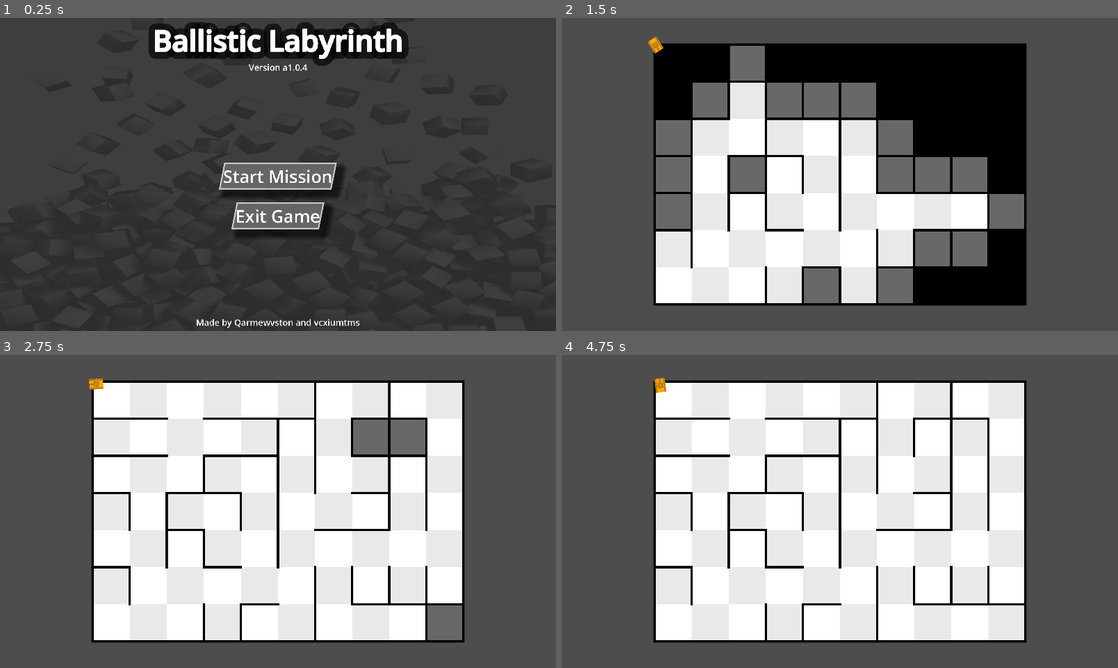
Above: before the commit, frames 1-4 (two rows, left to right).
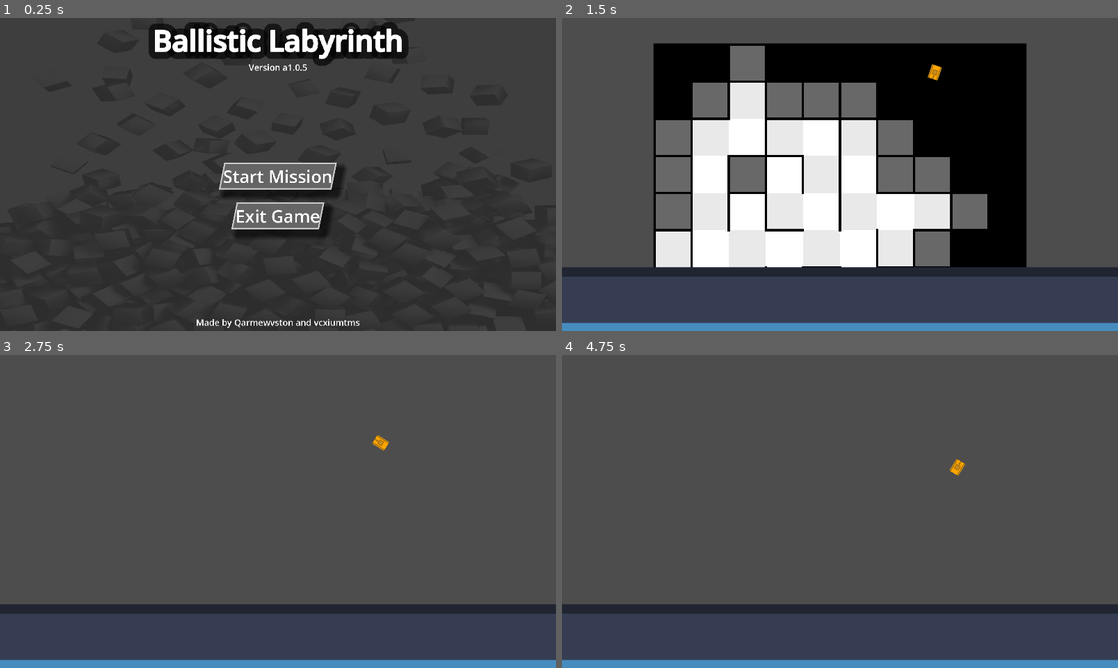
Above: after the commit, the same moments.

Repository: Wizzoplit273/Ballistic-Labyrinth
Game: Godot game, scene res://origin.tscn
Same seed, same stepped clock (60 frames per second), same inputs: the game is played once before the commit and once after it. The engine's default icon, where the game draws it, is replaced by a stand-in: a white triangle on a blue panel in a dark square.
Inputs:
- Up to frame 1 (0.25 s): no input
- Up to frame 2 (1.5 s): click "Start Mission" at 0.5 s; hold Up (MoveForward) from 1.28 s (still down); hold Right (RotateClockwise) from 1.28 s (still down)
- Up to frame 3 (2.75 s): tap Left (RotateCounterclockwise) at 1.55, 2.1 s; release Up (MoveForward) at 2.03 s; release Right (RotateClockwise) at 2.03 s; hold Down (MoveBackward) from 2.03 s (still down); tap Space (TEMPORARYShowHide, bound only after the commit) at 2.3 s
- Up to frame 4 (4.75 s): release Down (MoveBackward) at 2.78 s; hold Right (RotateClockwise) 2.78-3.53 s; hold Up (MoveForward) 2.78-4.28 s; tap Space (TEMPORARYShowHide, bound only after the commit) at 2.85, 4.55 s; tap Right (RotateClockwise) at 3.6 s; tap Left (RotateCounterclockwise) at 3.8 s; hold Down (MoveBackward) from 4.28 s (still down); hold Left (RotateCounterclockwise) from 4.28 s (still down)

The runs differ from the first frame. In frame 1, less than 0.1% of the frame differs, in the area x 54-56%, y 14-17%; in frame 2, 15%; in frame 3, 60%; in frame 4, 60%, in the area x 0-100%, y 7-100%.

Commit message:
Archive 0.0.5/a1.0.5

Diff:
--- a/ingame/levels/mission_levels/level_1.gd
+++ b/ingame/levels/mission_levels/level_1.gd
@@ -5,6 +5,15 @@
 func _ready() -> void:
 	create_maze_ground_and_margins()
 	generate_maze_with_randomized_prim()
+	place_player_on_map()
+	implement_maze_edges_physics()
+	implement_maze_walls_physics()
+
+func _process(_delta: float) -> void:
+	if Input.is_action_just_pressed("TEMPORARYShowHide"): # temporary, for debugging
+		$Map/Ground.visible = not $Map/Ground.visible
+		$Map/Walls.visible = not $Map/Walls.visible
+		$Map/Edges.visible = not $Map/Edges.visible
 
 ## first vector entry is width, second is height
 const TILE_SIZE: int = 16
@@ -38,7 +47,6 @@
 	if adjacency <= -1 or adjacency >= 4: return
 	# scale ratio has to effectively be an integer(for now, at least)
 	var scale_ratio: int = $Map/Ground.scale.x / $Map/Walls.scale.x
-
 	var wall_coordinates: Vector2i
 	wall_coordinates.x = (map_coordinates.x - map_coordinates.y) * scale_ratio
 	wall_coordinates.y = (map_coordinates.x + map_coordinates.y) * scale_ratio
@@ -72,7 +80,6 @@
 	if adjacency <= -1 or adjacency >= 4: return
 	# scale ratio has to effectively be an integer(for now, at least)
 	var scale_ratio: int = $Map/Ground.scale.x / $Map/Walls.scale.x
-
 	var wall_coordinates: Vector2i
 	wall_coordinates.x = (map_coordinates.x - map_coordinates.y) * scale_ratio
 	wall_coordinates.y = (map_coordinates.x + map_coordinates.y) * scale_ratio
@@ -101,6 +108,62 @@
 		wall_coordinates.x += 1
 		wall_coordinates.y += 1
 		$Map/Walls.set_cell(wall_coordinates)
+
+func maze_visual_wall_exists(map_coordinates: Vector2i, adjacency: int) -> bool:
+	if adjacency <= -1 or adjacency >= 4: return false
+	var scale_ratio: int = $Map/Ground.scale.x / $Map/Walls.scale.x
+	var wall_coordinates: Vector2i
+	wall_coordinates.x = (map_coordinates.x - map_coordinates.y) * scale_ratio
+	wall_coordinates.y = (map_coordinates.x + map_coordinates.y) * scale_ratio
+	if adjacency == 0:
+		wall_coordinates.x += 1
+		wall_coordinates.y += scale_ratio
+		if $Map/Walls.get_cell_source_id(wall_coordinates) != -1: return true
+	if adjacency == 1:
+		wall_coordinates.x -= scale_ratio
+		wall_coordinates.y += scale_ratio
+		if $Map/Walls.get_cell_source_id(wall_coordinates) != -1: return true
+	if adjacency == 2:
+		wall_coordinates.x -= 1
+		if $Map/Walls.get_cell_source_id(wall_coordinates) != -1: return true
+	if adjacency == 3: ## it's already calculated for adjacency == 3 by default
+		if $Map/Walls.get_cell_source_id(wall_coordinates) != -1: return true
+	return false
+
+func get_visual_wall_world_coordinates(map_coordinates: Vector2i, adjacency: int) -> Vector2:
+	if adjacency <= -1 or adjacency >= 4: return Vector2.ZERO
+	var scale_ratio: int = $Map/Ground.scale.x / $Map/Walls.scale.x
+	var wall_coordinates: Vector2i
+	var returned_coordinates: Vector2
+	var wall_coordinates_difference: Vector2 = $Map/Walls.map_to_local(Vector2i.RIGHT) - $Map/Walls.map_to_local(Vector2i.ZERO)
+	wall_coordinates.x = (map_coordinates.x - map_coordinates.y) * scale_ratio
+	wall_coordinates.y = (map_coordinates.x + map_coordinates.y) * scale_ratio
+	if adjacency == 0:
+		wall_coordinates.x += 1
+		wall_coordinates.y += scale_ratio
+		returned_coordinates = $Map/Walls.map_to_local(wall_coordinates)
+		returned_coordinates.x *= $Map/Walls.scale.x
+		returned_coordinates.y *= $Map/Walls.scale.y
+		returned_coordinates.y -= wall_coordinates_difference.y / 2
+	if adjacency == 1:
+		wall_coordinates.x -= scale_ratio
+		wall_coordinates.y += scale_ratio
+		returned_coordinates = $Map/Walls.map_to_local(wall_coordinates)
+		returned_coordinates.x *= $Map/Walls.scale.x
+		returned_coordinates.y *= $Map/Walls.scale.y
+		returned_coordinates.x -= wall_coordinates_difference.x / 2
+	if adjacency == 2:
+		wall_coordinates.x -= 1
+		returned_coordinates = $Map/Walls.map_to_local(wall_coordinates)
+		returned_coordinates.x *= $Map/Walls.scale.x
+		returned_coordinates.y *= $Map/Walls.scale.y
+		returned_coordinates.y -= wall_coordinates_difference.y / 2
+	if adjacency == 3: ## it's already calculated for adjacency == 3 by default
+		returned_coordinates = $Map/Walls.map_to_local(wall_coordinates)
+		returned_coordinates.x *= $Map/Walls.scale.x
+		returned_coordinates.y *= $Map/Walls.scale.y
+		returned_coordinates.x -= wall_coordinates_difference.x / 2
+	return returned_coordinates
 
 ## Randomized Prim's Algorithm: it's the primary maze generating algorithm for this project
 func generate_maze_with_randomized_prim() -> void:
@@ -130,11 +193,11 @@
 	var selected_frontier_cell_index: int
 	var i: int = 0
 	while frontier_cells.size() != 0:
+		await get_tree().create_timer(0.02).timeout
 		selected_frontier_cell_index = rng.randi_range(0, frontier_cells.size() - 1)
 		selected_cell = frontier_cells[selected_frontier_cell_index]
 		frontier_cells.remove_at(selected_frontier_cell_index)
 		configure_as_maze_cell(selected_cell, maze_cells, frontier_cells)
-		await get_tree().create_timer(0.02).timeout
 		i += 1
 
 func configure_as_maze_cell(selected_cell: Vector2i, maze_cells: PackedVector2Array, frontier_cells: PackedVector2Array) -> void:
@@ -180,3 +243,101 @@
 	if vector == Vector2i.LEFT: return Vector2i.UP
 	if vector == Vector2i.UP: return Vector2i.RIGHT
 	return Vector2i.ZERO ## invalid input handler
+
+const GROUND_TILE_SET: String = "res://ingame/tiles/ground_tileset.tres"
+const OFFSET_SUBTRACT: float = 20.0
+func place_player_on_map() -> void:
+	var rng: RandomNumberGenerator = RandomNumberGenerator.new()
+	var selected_cell: Vector2i
+	var ground_tile_size: Vector2i = load(GROUND_TILE_SET).tile_size
+	selected_cell.x = rng.randi_range(0, maze_size.x - 1)
+	selected_cell.y = rng.randi_range(0, maze_size.y - 1)
+	var selected_position: Vector2 = $Map/Ground.map_to_local(selected_cell)
+	selected_position.x *= $Map/Ground.scale.x
+	selected_position.y *= $Map/Ground.scale.y
+	$Player.position = selected_position
+	var offset_vector: Vector2
+	var max_offset_scalar: Vector2 = $Map/Ground.scale / 2 - Vector2.ONE * OFFSET_SUBTRACT
+	offset_vector.x = rng.randf_range(-max_offset_scalar.x, max_offset_scalar.x)
+	offset_vector.y = rng.randf_range(-max_offset_scalar.y, max_offset_scalar.y)
+	$Player.position += offset_vector
+	$Player.rotation = rng.randf_range(0, PI * 2)
+	$Player.visible = true
+
+func implement_maze_edges_physics() -> void:
+	var maze_corner: Vector2
+	maze_corner.x = maze_size.x * $Map/Ground.scale.x * $Map/Ground.scale.x / $Map/Walls.scale.x
+	maze_corner.y = maze_size.y * $Map/Ground.scale.y * $Map/Ground.scale.y / $Map/Walls.scale.y
+
+	%RightEdgeWall.position.x = maze_corner.x
+	%RightEdgeWall.position.y = maze_corner.y / 2
+	%RightEdgeWall.scale.y = maze_size.y * $Map/Ground.scale.y * $Map/Ground.scale.y / $Map/Walls.scale.y
+
+	%DownEdgeWall.position.x = maze_corner.x / 2
+	%DownEdgeWall.position.y = maze_corner.y
+	%DownEdgeWall.scale.x = maze_size.x * $Map/Ground.scale.x * $Map/Ground.scale.x / $Map/Walls.scale.x
+
+	%LeftEdgeWall.position.x = 0
+	%LeftEdgeWall.position.y = maze_corner.y / 2
+	%LeftEdgeWall.scale.y = maze_size.y * $Map/Ground.scale.y * $Map/Ground.scale.y / $Map/Walls.scale.y
+
+	%UpEdgeWall.position.x = maze_corner.x / 2
+	%UpEdgeWall.position.y = 0
+	%UpEdgeWall.scale.x = maze_size.x * $Map/Ground.scale.x * $Map/Ground.scale.x / $Map/Walls.scale.x
+
+const TEMPORARY_DEBUG_WALL_PHYSICS_TEXTURE_PATH: String = "res://icon.svg"
+const TILE_MAZE_WALL_PATH: String = "res://ingame/tiles/tile_maze_wall.png"
+# I have to examine the EFFECTIVE_TILE_WIDTH variable to see if loading works
+var EFFECTIVE_TILE_WIDTH: int = load(TILE_MAZE_WALL_PATH).get_width() - 1
+func implement_maze_walls_physics() -> void:
+	implement_maze_horizontal_walls_physics()
+	implement_maze_vertical_walls_physics()
+
+# UNFINISHED from here
+func new_collision_shape() -> CollisionShape2D:
+	var physics_shape_ref: CollisionShape2D = CollisionShape2D.new()
+	var shape_ref: RectangleShape2D = RectangleShape2D.new()
+	var temporary_debug: Texture2D = load(TEMPORARY_DEBUG_WALL_PHYSICS_TEXTURE_PATH)
+	var sprite_ref: Sprite2D = Sprite2D.new()
+	sprite_ref.texture = temporary_debug
+	physics_shape_ref.add_child(sprite_ref)
+	shape_ref.set_size(Vector2.ONE)
+	physics_shape_ref.shape = shape_ref
+	return physics_shape_ref
+
+func implement_maze_horizontal_walls_physics() -> void:
+	var selected_cell: Vector2i
+	var wall_position: Vector2
+	var is_extending_wall: bool
+	var physics_wall_ins: StaticBody2D
+
+	for row: int in range(0, maze_size.y - 1):
+		print("on row: ", row)
+		is_extending_wall = false
+		for column: int in range(0, maze_size.x - 1):
+			print("\ton column: ", column)
+			selected_cell = Vector2i(column, row)
+			print("\tselected cell: ", selected_cell)
+			wall_position = get_visual_wall_world_coordinates(selected_cell, 1)
+			print("\twall position: ", wall_position)
+			if maze_visual_wall_exists(selected_cell, 1) and not is_extending_wall:
+				print("\t\tvisual wall exists and can initiate!")
+				physics_wall_ins = StaticBody2D.new()
+				var collision_shape: CollisionShape2D = new_collision_shape()
+				physics_wall_ins.add_child(collision_shape)
+				$Map/PhysicsWalls.add_child(physics_wall_ins)
+				physics_wall_ins.owner = self
+				physics_wall_ins.position = wall_position
+				physics_wall_ins.scale.x = EFFECTIVE_TILE_WIDTH
+				is_extending_wall = true
+				continue
+			if maze_visual_wall_exists(selected_cell, 1) and is_extending_wall:
+				print("\t\tvisual wall exists and can extend!")
+				physics_wall_ins.position.x += (EFFECTIVE_TILE_WIDTH - 1) / physics_wall_ins.scale.x
+				physics_wall_ins.scale.x += EFFECTIVE_TILE_WIDTH - 1
+			if not maze_visual_wall_exists(selected_cell, 1):
+				print("\t\tvisual wall doesn't exist here...")
+				is_extending_wall = false
+
+func implement_maze_vertical_walls_physics() -> void:
+	pass
--- a/ingame/levels/mission_levels/level_1.tscn
+++ b/ingame/levels/mission_levels/level_1.tscn
@@ -1,9 +1,16 @@
-[gd_scene load_steps=5 format=3 uid="uid://dgtphg54tf63k"]
+[gd_scene load_steps=8 format=3 uid="uid://dgtphg54tf63k"]
 
 [ext_resource type="Script" uid="uid://byehuv55tv13h" path="res://ingame/levels/mission_levels/level_1.gd" id="1_bs34n"]
 [ext_resource type="TileSet" uid="uid://ddrdyvjlplhow" path="res://ingame/tiles/ground_tileset.tres" id="2_6fw5i"]
 [ext_resource type="PackedScene" uid="uid://dap0ih14qy4pi" path="res://ingame/player/player.tscn" id="3_pyw2e"]
 [ext_resource type="TileSet" uid="uid://c4vwq4xoys05c" path="res://ingame/tiles/wall_tileset.tres" id="3_wosq1"]
+[ext_resource type="PhysicsMaterial" uid="uid://dwflcy1oyadf7" path="res://ingame/tiles/maze_wall_physics_material.tres" id="4_qmdpg"]
+
+[sub_resource type="RectangleShape2D" id="RectangleShape2D_qmdpg"]
+size = Vector2(1, 1)
+
+[sub_resource type="RectangleShape2D" id="RectangleShape2D_wosq1"]
+size = Vector2(1, 1)
 
 [node name="Level1" type="Node"]
 script = ExtResource("1_bs34n")
@@ -25,4 +32,49 @@
 tile_set = ExtResource("3_wosq1")
 metadata/_edit_lock_ = true
 
+[node name="Edges" type="Node2D" parent="Map"]
+scale = Vector2(8, 8)
+metadata/_edit_lock_ = true
+
+[node name="RightEdgeWall" type="StaticBody2D" parent="Map/Edges"]
+unique_name_in_owner = true
+physics_material_override = ExtResource("4_qmdpg")
+metadata/_edit_lock_ = true
+
+[node name="Rectangle" type="CollisionShape2D" parent="Map/Edges/RightEdgeWall"]
+shape = SubResource("RectangleShape2D_qmdpg")
+metadata/_edit_lock_ = true
+
+[node name="DownEdgeWall" type="StaticBody2D" parent="Map/Edges"]
+unique_name_in_owner = true
+physics_material_override = ExtResource("4_qmdpg")
+metadata/_edit_lock_ = true
+
+[node name="Rectangle" type="CollisionShape2D" parent="Map/Edges/DownEdgeWall"]
+shape = SubResource("RectangleShape2D_wosq1")
+metadata/_edit_lock_ = true
+
+[node name="LeftEdgeWall" type="StaticBody2D" parent="Map/Edges"]
+unique_name_in_owner = true
+physics_material_override = ExtResource("4_qmdpg")
+metadata/_edit_lock_ = true
+
+[node name="Rectangle" type="CollisionShape2D" parent="Map/Edges/LeftEdgeWall"]
+shape = SubResource("RectangleShape2D_wosq1")
+metadata/_edit_lock_ = true
+
+[node name="UpEdgeWall" type="StaticBody2D" parent="Map/Edges"]
+unique_name_in_owner = true
+physics_material_override = ExtResource("4_qmdpg")
+metadata/_edit_lock_ = true
+
+[node name="Rectangle" type="CollisionShape2D" parent="Map/Edges/UpEdgeWall"]
+shape = SubResource("RectangleShape2D_wosq1")
+metadata/_edit_lock_ = true
+
+[node name="PhysicsWalls" type="Node2D" parent="Map"]
+scale = Vector2(8, 8)
+metadata/_edit_lock_ = true
+
 [node name="Player" parent="." instance=ExtResource("3_pyw2e")]
+visible = false
--- a/ingame/player/player.gd
+++ b/ingame/player/player.gd
@@ -1,14 +1,17 @@
-extends CharacterBody2D
+extends RigidBody2D
 
-const LINEAR_SPEED: float = 0.3
-const ANGULAR_SPEED: float = 5.0
+const LINEAR_SPEED: float = 200.0
+const ANGULAR_SPEED: float = 300.0
 
-func _process(delta: float) -> void:
+func _physics_process(delta: float) -> void:
+	if not visible: return
+	linear_velocity = Vector2.ZERO
+	angular_velocity = 0.0
 	if Input.is_action_pressed("MoveForward"):
-		position += (Vector2.RIGHT * LINEAR_SPEED).rotated(rotation)
+		apply_central_impulse((Vector2.RIGHT * LINEAR_SPEED).rotated(rotation))
 	elif Input.is_action_pressed("MoveBackward"):
-		position -= (Vector2.RIGHT * LINEAR_SPEED).rotated(rotation)
+		apply_central_impulse(-(Vector2.RIGHT * LINEAR_SPEED).rotated(rotation))
 	if Input.is_action_pressed("RotateClockwise"):
-		rotation += ANGULAR_SPEED * delta
+		angular_velocity = ANGULAR_SPEED * delta
 	if Input.is_action_pressed("RotateCounterclockwise"):
-		rotation -= ANGULAR_SPEED * delta
+		angular_velocity = -ANGULAR_SPEED * delta
--- a/ingame/player/player.tscn
+++ b/ingame/player/player.tscn
@@ -1,21 +1,30 @@
-[gd_scene load_steps=4 format=3 uid="uid://dap0ih14qy4pi"]
+[gd_scene load_steps=5 format=3 uid="uid://dap0ih14qy4pi"]
 
 [ext_resource type="Script" uid="uid://bjt002ahl8r3j" path="res://ingame/player/player.gd" id="1_2w6dw"]
 [ext_resource type="Texture2D" uid="uid://bkmwr24uudlm6" path="res://ingame/player/player.png" id="2_1etb5"]
 
+[sub_resource type="PhysicsMaterial" id="PhysicsMaterial_1etb5"]
+friction = 0.0
+
 [sub_resource type="RectangleShape2D" id="RectangleShape2D_2w6dw"]
 size = Vector2(16, 13)
 
-[node name="Player" type="CharacterBody2D"]
-scale = Vector2(3, 3)
+[node name="Player" type="RigidBody2D"]
+physics_material_override = SubResource("PhysicsMaterial_1etb5")
+gravity_scale = 0.0
 script = ExtResource("1_2w6dw")
 metadata/_edit_lock_ = true
 
 [node name="Hitbox" type="CollisionShape2D" parent="."]
 visible = false
+scale = Vector2(3, 3)
 shape = SubResource("RectangleShape2D_2w6dw")
 metadata/_edit_lock_ = true
 
-[node name="Image" type="Sprite2D" parent="."]
+[node name="Rest" type="Node2D" parent="."]
+scale = Vector2(3, 3)
+metadata/_edit_lock_ = true
+
+[node name="Image" type="Sprite2D" parent="Rest"]
 texture = ExtResource("2_1etb5")
 metadata/_edit_lock_ = true
--- /dev/null
+++ b/ingame/tiles/maze_wall_physics_material.tres
@@ -0,0 +1,4 @@
+[gd_resource type="PhysicsMaterial" format=3 uid="uid://dwflcy1oyadf7"]
+
+[resource]
+friction = 0.0
--- a/project.godot
+++ b/project.godot
@@ -10,8 +10,8 @@
 
 [application]
 
-config/name="Ballistic Labyrinth a1.0.4"
-config/version="a1.0.4"
+config/name="Ballistic Labyrinth a1.0.5"
+config/version="a1.0.5"
 run/main_scene="uid://dl53xfp6aj77b"
 config/features=PackedStringArray("4.4", "Forward Plus")
 config/icon="uid://df5mouvis1adw"
@@ -69,6 +69,11 @@
 , Object(InputEventKey,"resource_local_to_scene":false,"resource_name":"","device":-1,"window_id":0,"alt_pressed":false …(186 unchanged characters)…
 ]
 }
+TEMPORARYShowHide={
+"deadzone": 0.2,
+"events": [Object(InputEventKey,"resource_local_to_scene":false,"resource_name":"","device":-1,"window_id":0,"alt_pressed":false,"shift_pressed":false,"ctrl_pressed":false,"meta_pressed":false,"pressed":false,"keycode":0,"physical_keycode":32,"key_label":0,"unicode":32,"location":0,"echo":false,"script":null)
+]
+}
 
 [rendering]
 
